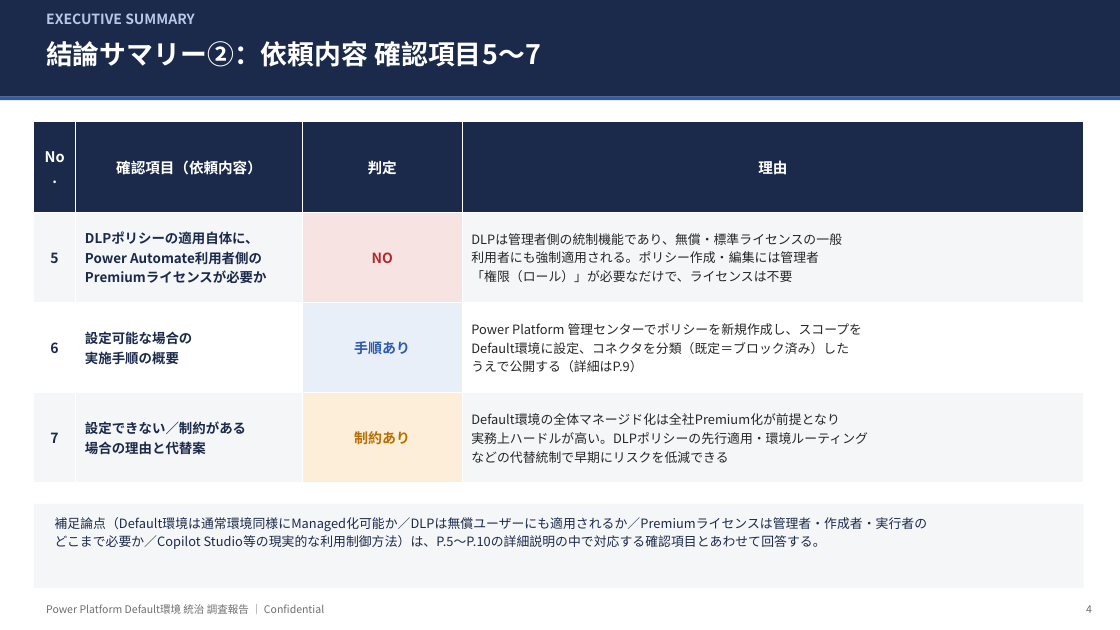
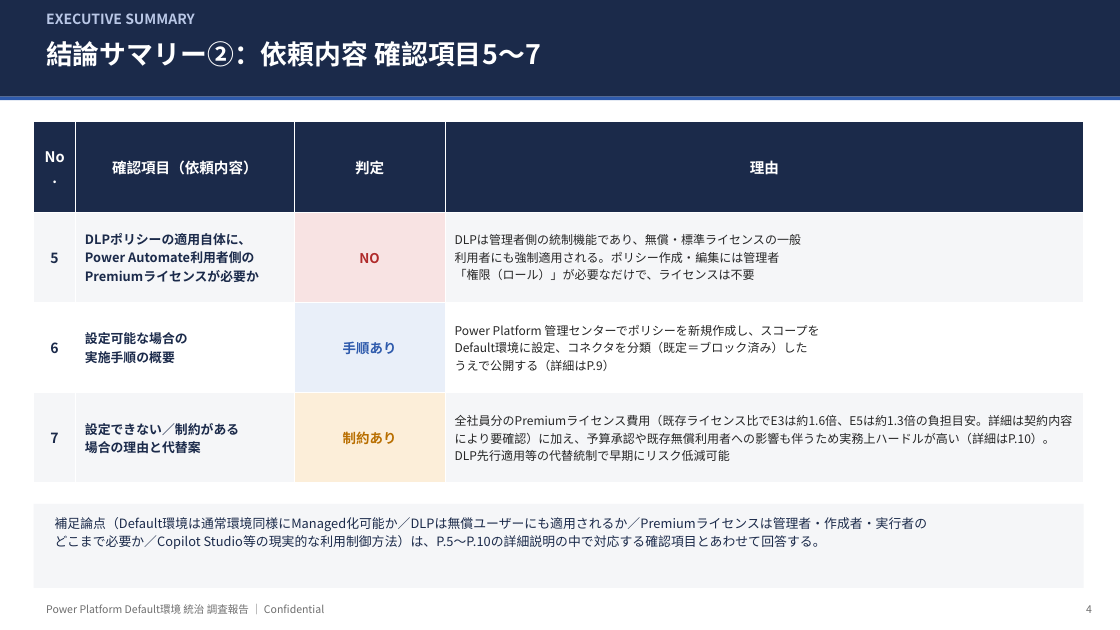
Before and after one commit to takuyanakamura881awc-beep/awc-naka881-repo, a slide deck: slide 4 of docs/PowerPlatform_DefaultEnv_Governance_Report.pptx. Drawn at 1120x630 pixels with LibreOffice and Linux fonts; fonts in the diff are those of the drawing. Boxes give left, top, right and bottom in pixels: in the first picture for what was removed or moved away, otherwise in the second. Text is boxed around its words. In the diff, an @@ line names an element or a change of style, - is before the commit and + after.

```diff
--- a/docs/PowerPlatform_DefaultEnv_Governance_Report.pptx
+++ b/docs/PowerPlatform_DefaultEnv_Governance_Report.pptx
@@ table at (x1=34, y1=122, x2=1084, y2=483) @@
-row 4, column 4: Default環境の全体マネージド化は全社Premium化が前提となり / 実務上ハードルが高い。DLPポリシーの先行適用・環境ルーティング / などの代替統制で早期にリスクを低減できる
+row 4, column 4: 全社員分のPremiumライセンス費用（既存ライセンス比でE3は約1.6倍、E5は約1.3倍の負担目安。詳細は契約内容により要確認）に加え、予算承認や既存無償利用者への影響も伴うため実務上ハードルが高い（詳細はP.10）。DLP先行適用等の代替統制で早期にリスク低減可能
@@ size 11.5 to 11 pt in "DLPポリシーの適用自体に、", "Power Automate利用者側の", "Premiumライセンスが必要か", "設定可能な場合の" and 3 more places @@
@@ size 12 to 11.5 pt in "NO", "手順あり", "制約あり" @@
@@ size 11 to 10.3 pt in "DLPは管理者側の統制機能であり、無償・標準ライセンスの一般", "利用者にも強制適用される。ポリシー作成・編集には管理者", "「権限（ロール）」が必要なだけで、ライセンスは不要", "Power Platform 管理センターでポリシーを新規作成し、スコープを" and 2 more places @@
```
Also in this commit, not shown: 12 other slides changed, 1 slide added.
